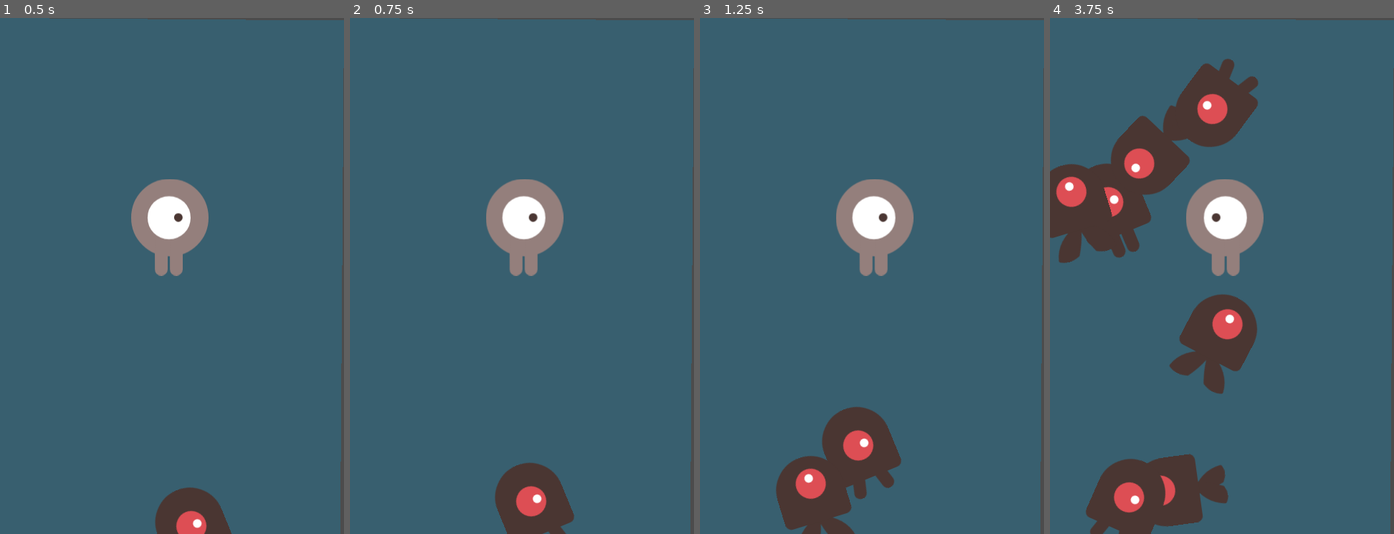
Above: before the commit, frames 1-4 (left to right).
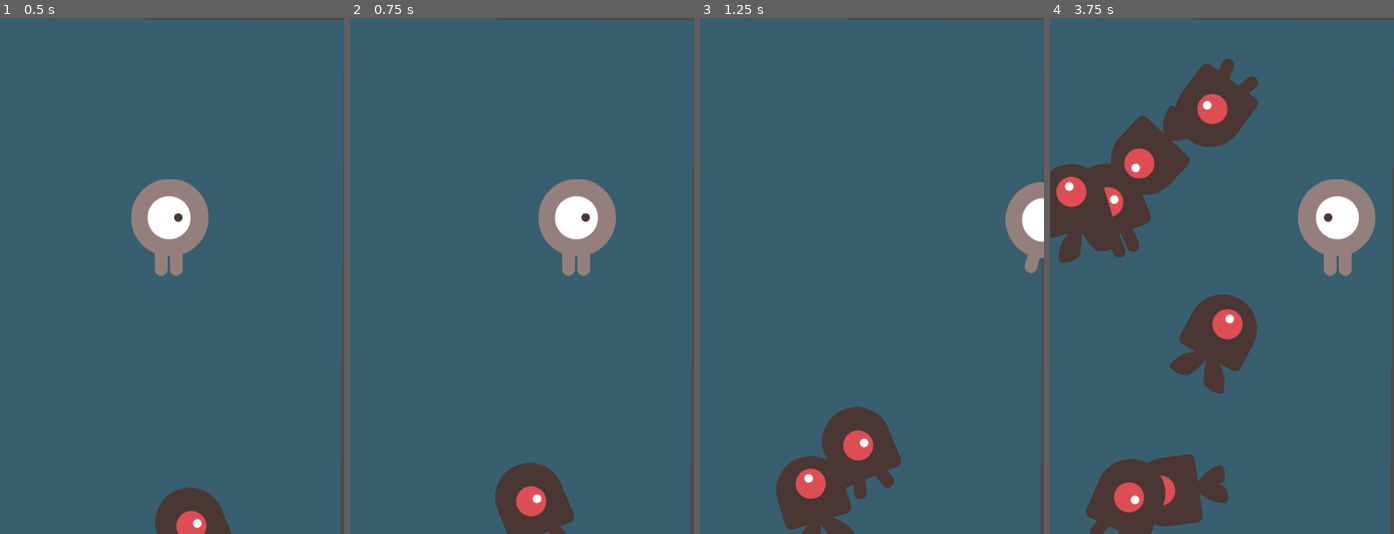
Above: after the commit, the same moments.

Repository: lovetocode/2d-dodge-the-creeps
Game: Godot game, scene res://Main.tscn
The game is run twice, just before and just after one commit, with the same random seed, the same clock (stepped at 60 frames per second) and the same inputs. Before the commit the project has no main scene; this scene is started directly in both runs.
Inputs:
- Up to frame 1 (0.5 s): no input
- Up to frame 2 (0.75 s): hold D (move_right) from 0.53 s (still down)
- Up to frame 3 (1.25 s): keep holding D (move_right)
- Up to frame 4 (3.75 s): release D (move_right) at 1.28 s; hold S (move_down) 1.28-2.03 s; hold D (move_right) 2.03-2.78 s; hold W (move_up) 2.78-3.53 s; hold A (move_left) from 3.53 s (still down)

Frame 1 is identical in both runs. In frame 2, 5.0% of the frame differs, in the area x 39-78%, y 31-50%; in frame 3, 4.4%; in frame 4, 5.9%, in the area x 39-95%, y 31-50%.

Commit message:
fixed movement of player

Diff:
--- a/Player.gd
+++ b/Player.gd
@@ -11,13 +11,13 @@
 
 func _process(delta):
 	var direction = Vector2.ZERO
-	if Input.is_action_just_pressed("move_right"):
+	if Input.is_action_pressed("move_right"):
 		direction.x += 1
-	if Input.is_action_just_pressed("move_left"):
+	if Input.is_action_pressed("move_left"):
 		direction.x -= 1
-	if Input.is_action_just_pressed("move_down"):
+	if Input.is_action_pressed("move_down"):
 		direction.y += 1
-	if Input.is_action_just_pressed("move_up"):
+	if Input.is_action_pressed("move_up"):
 		direction.y -= 1
 
 
--- a/project.godot
+++ b/project.godot
@@ -14,6 +14,7 @@
 config/description="A 2D game where you dodge little aliens.
 
 This is the starter project for the video version of the tutorial published on the GDQuest YouTube channel."
+run/main_scene="res://Main.tscn"
 config/icon="res://icon.png"
 
 [display]
